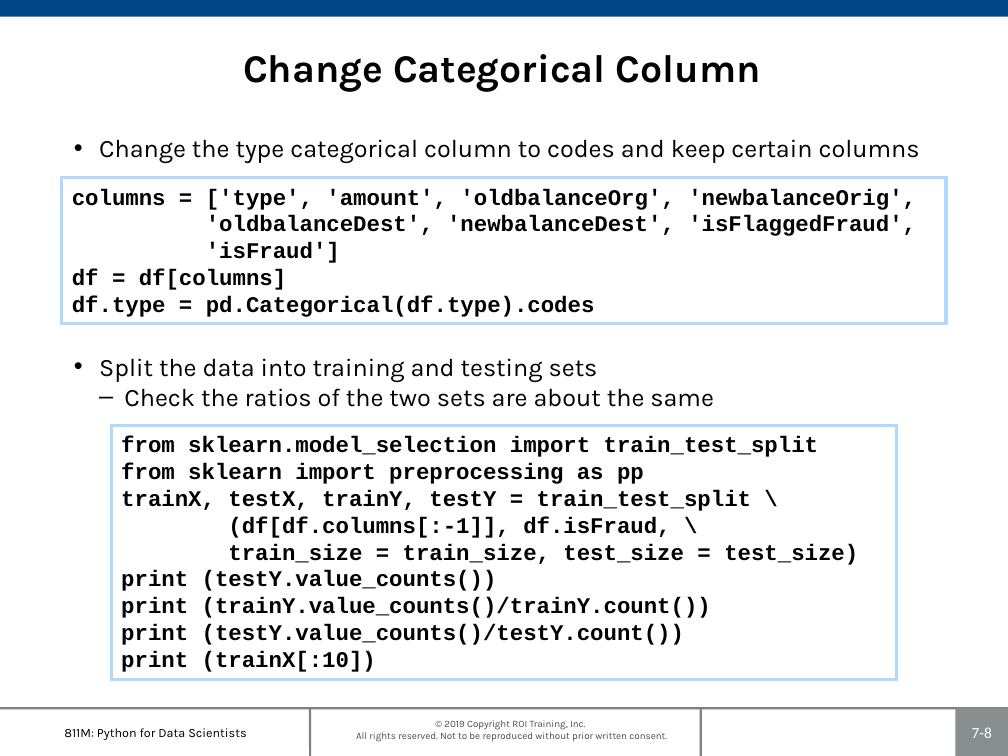
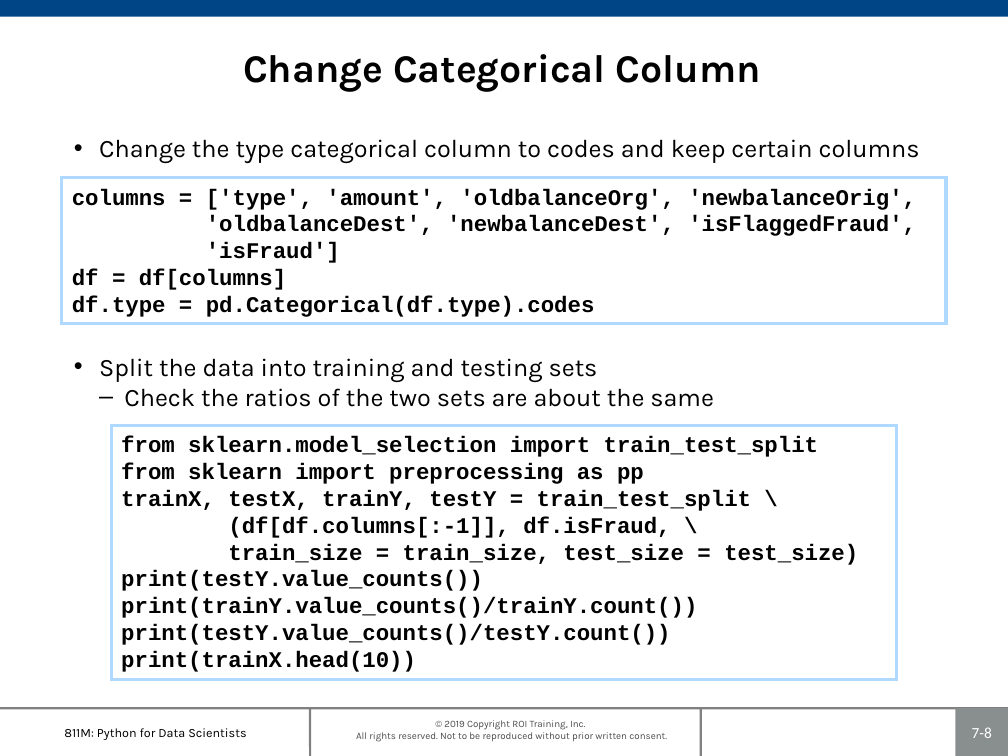
Before and after one commit to roitraining/PythonProgram, a slide deck: slide 8 of Day7-ClassificationAnalysis/Ch07-ClassificationModels.pptx. Drawn at 1008x756 pixels with LibreOffice and Linux fonts; fonts in the diff are those of the drawing; background and template pictures are left out. Boxes give left, top, right and bottom in pixels: in the first picture for what was removed or moved away, otherwise in the second. Text is boxed around its words. In the diff, an @@ line names an element or a change of style, - is before the commit and + after.

```diff
--- a/Day7-ClassificationAnalysis/Ch07-ClassificationModels.pptx
+++ b/Day7-ClassificationAnalysis/Ch07-ClassificationModels.pptx
@@ text in rectangle at bbox=[121, 570, 697, 672]: text changed @@
-print (testY.value_counts())
-print (trainY.value_counts()/trainY.count())
-print (testY.value_counts()/testY.count())
-print (trainX[:10])
+print(testY.value_counts())
+print(trainY.value_counts()/trainY.count())
+print(testY.value_counts()/testY.count())
+print(trainX.head(10))
```
Also in this commit, not shown: 6 other slides changed.
